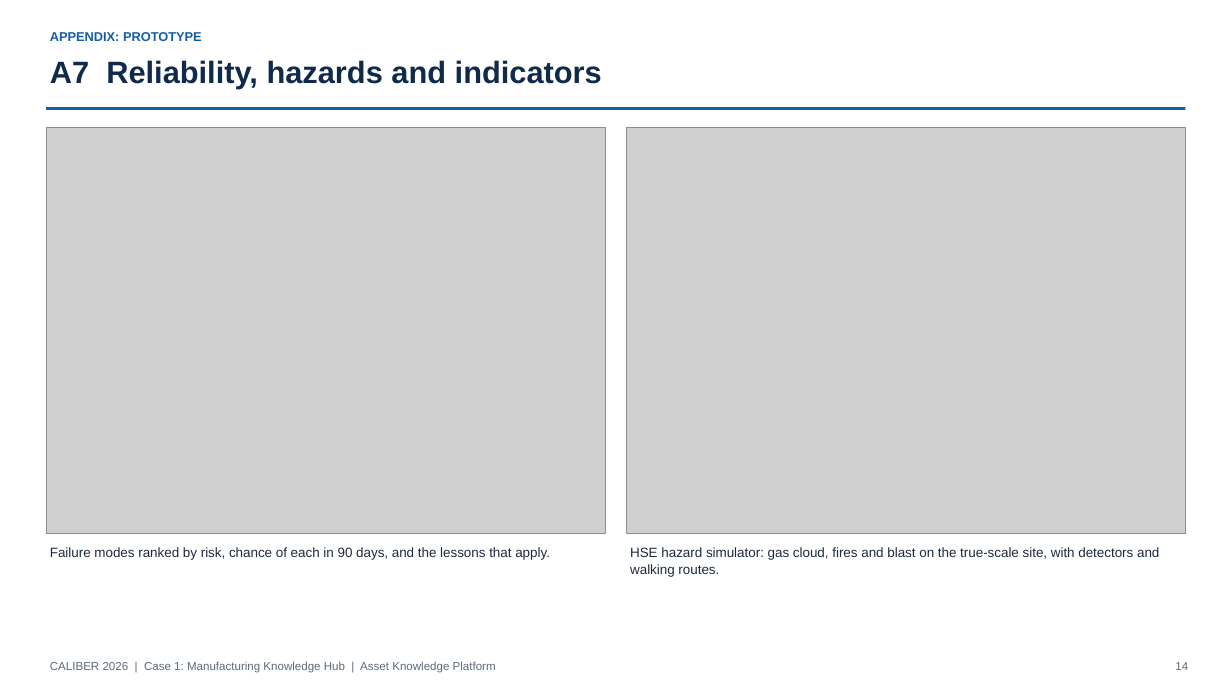
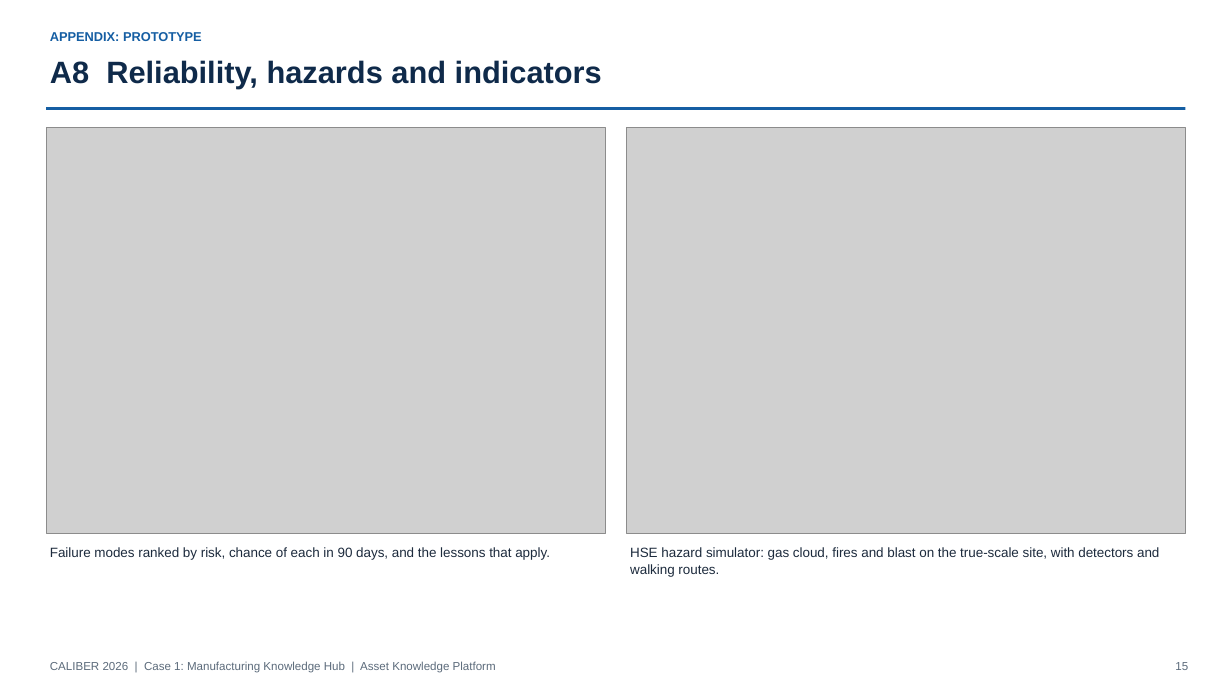
Before and after one commit to teknikchemical-ctrl/caliber2026, a slide deck: slide 15 of deck/CALIBER2026_Asset_Knowledge_Platform_Deck.pptx (slide 14 before the commit). Drawn at 1232x693 pixels with LibreOffice and Linux fonts; fonts in the diff are those of the drawing; grey boxes stand for pictures. Boxes give left, top, right and bottom in pixels: in the first picture for what was removed or moved away, otherwise in the second. Text is boxed around its words. In the diff, an @@ line names an element or a change of style, - is before the commit and + after.

```diff
--- a/deck/CALIBER2026_Asset_Knowledge_Platform_Deck.pptx
+++ b/deck/CALIBER2026_Asset_Knowledge_Platform_Deck.pptx
@@ text at <box>50,60,602,89</box>: text changed @@
-A7 Reliability, hazards and indicators
+A8 Reliability, hazards and indicators
@@ text at <box>1175,662,1188,670</box>: text changed @@
-14
+15
```
Also in this commit, not shown: 10 other slides changed, 1 slide added, 3 other files.
